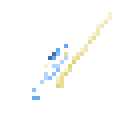
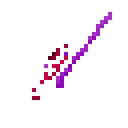
Layers edited between the first and the second w=128, h=128 image:
painted on "Calque copié" over [32, 12, 112, 100]
